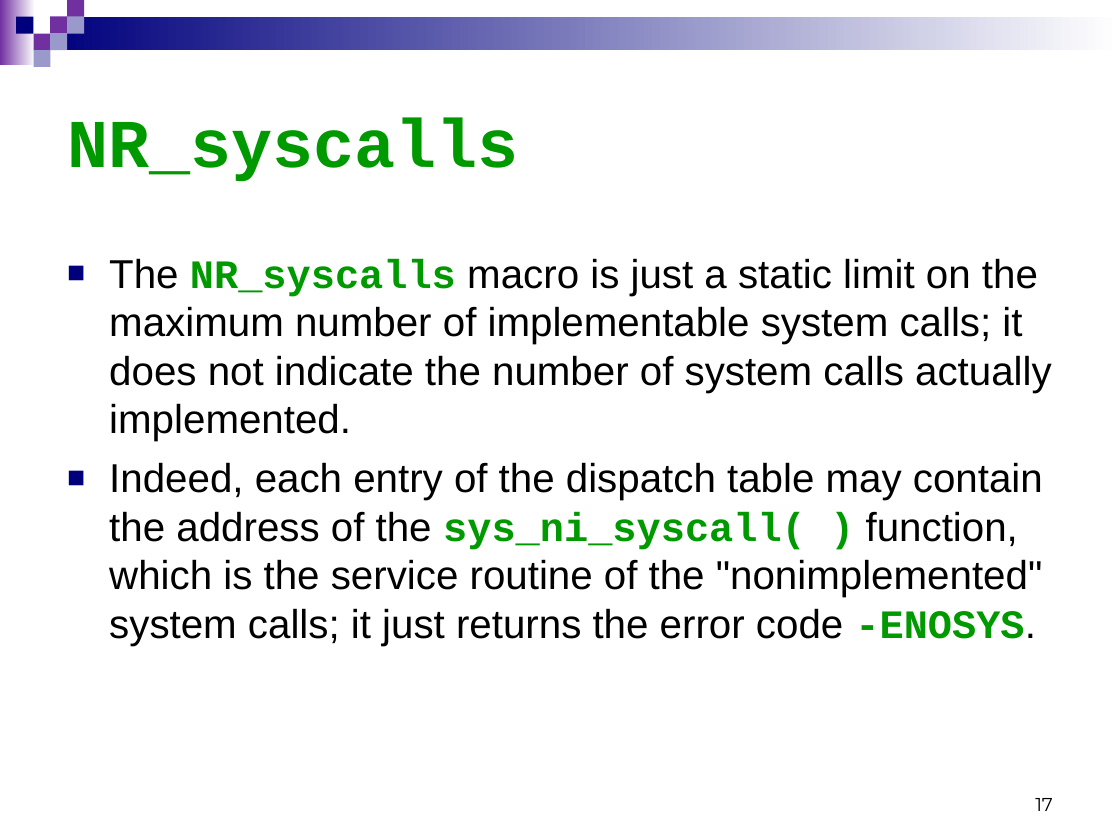
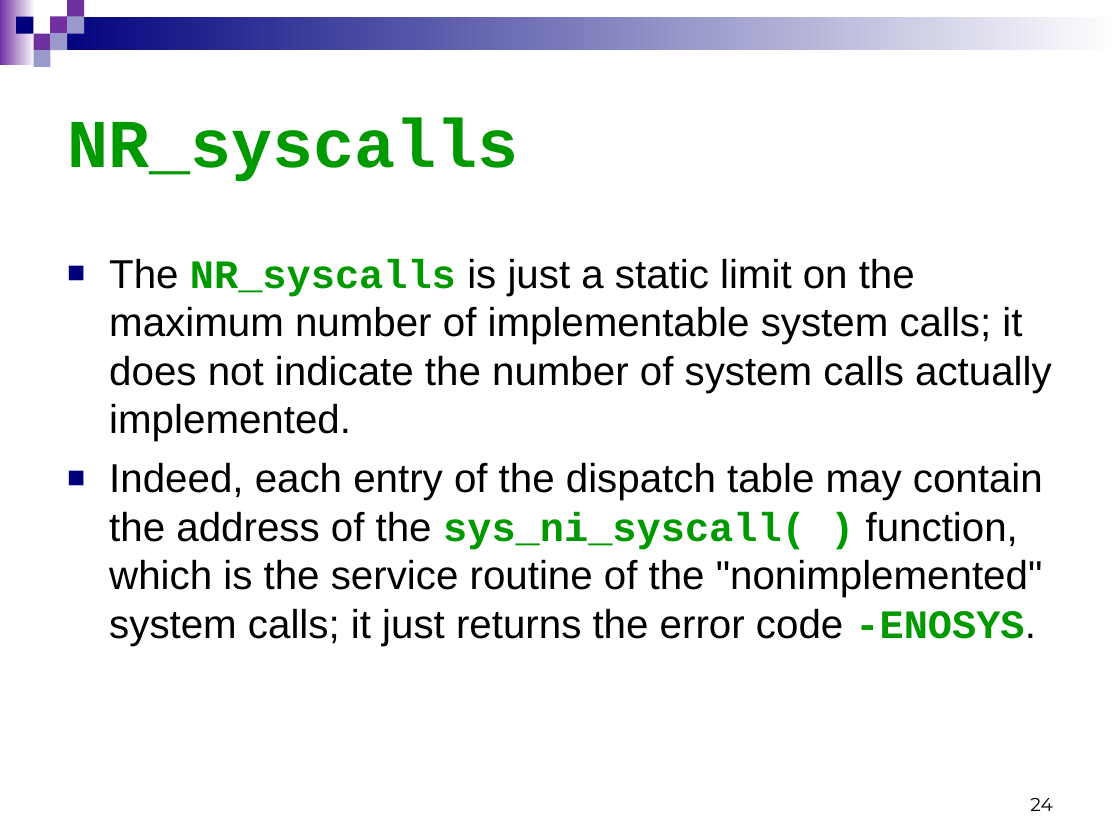
Before and after one commit to Cuda-Chen/Linux-Operating-System, a slide deck: slide 24 of linuxLecture_system_call_3_9.ppt (slide 17 before the commit). Drawn at 1120x840 pixels with LibreOffice and Linux fonts; fonts in the diff are those of the drawing. Boxes give left, top, right and bottom in pixels: in the first picture for what was removed or moved away, otherwise in the second. Text is boxed around its words. In the diff, an @@ line names an element or a change of style, - is before the commit and + after.

Commit message:
finish Chap. 9 and create system_call

```diff
--- a/linuxLecture_system_call_3_9.ppt
+++ b/linuxLecture_system_call_3_9.ppt
@@ text at [109,258,1052,441]: text changed @@
-■ The NR_syscalls macro is just a static limit on the maximum number of implementable system calls; it does not indicate the number of system calls actually implemented.
+■ The NR_syscalls is just a static limit on the maximum number of implementable system calls; it does not indicate the number of system calls actually implemented.
@@ page number at [1030,798,1052,811]: text changed @@
-17
+24
```
Also in this commit, not shown: 3 other slides changed, 8 slides added, 3 other files.
